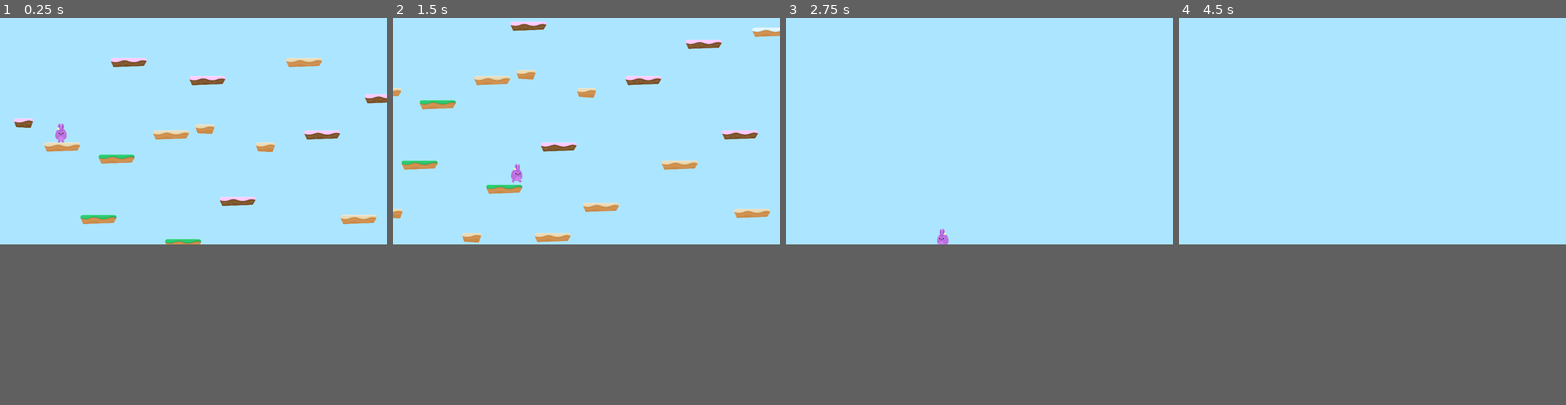
Above: before the commit, frames 1-4 (left to right).
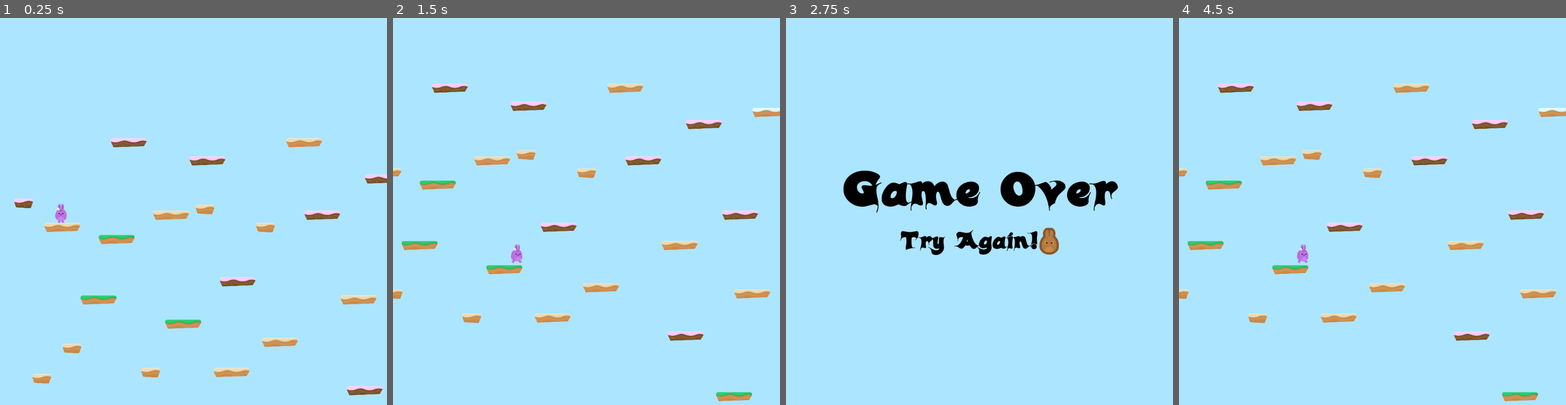
Above: after the commit, the same moments.

Repository: yottaawesome/godot-playground
Game: Godot game, scene res://Levels/Level1.tscn
Same seed, same stepped clock (60 frames per second), same inputs: the game is played once before the commit and once after it.
Inputs (mouse positions are in pixels of both pictures, inside the frame that each line leads up to):
- Up to frame 1 (0.25 s): no input
- Up to frame 2 (1.5 s): hold D (right) from 0.53 s (still down); tap W (jump) at 0.77 s
- Up to frame 3 (2.75 s): tap W (jump) at 1.52 s; release D (right) at 2.03 s; hold A (left) from 2.03 s (still down)
- Up to frame 4 (4.5 s): release A (left) at 2.75 s; click (1442, 149) at 2.77 s; hold D (right) from 3.53 s (still down); tap W (jump) at 3.77 s
In our replay, the window is 800x468 before the commit and 800x800 after it. These sizes can differ from the game's own. Grey fills any space a smaller window leaves; there, only what the larger window draws over its background counts as a difference.

The runs differ from the first frame. In frame 1, 6.4% of the frame differs, in the area x 3-100%, y 10-98%; in frame 2, 7.2%, in the area x 0-100%, y 1-99%; in frame 3, 4.6%; in frame 4, 4.0%.

Commit message:
Add game over screen

Diff:
--- /dev/null
+++ b/src/Hoppy Days/Levels/EndGame.gd
@@ -0,0 +1,5 @@
+extends Control
+
+
+func _on_RestartButton_pressed():
+	get_tree().change_scene("res://Levels/Level1.tscn")
--- /dev/null
+++ b/src/Hoppy Days/Levels/EndGame.tscn
@@ -0,0 +1,67 @@
+[gd_scene load_steps=7 format=2]
+
+[ext_resource path="res://GFX/Background/bg_layer1.png" type="Texture" id=1]
+[ext_resource path="res://Fonts/candles_.ttf" type="DynamicFontData" id=2]
+[ext_resource path="res://GFX/HUD/lifes.png" type="Texture" id=3]
+[ext_resource path="res://Levels/EndGame.gd" type="Script" id=4]
+
+[sub_resource type="DynamicFont" id=1]
+size = 128
+use_filter = true
+font_data = ExtResource( 2 )
+
+[sub_resource type="DynamicFont" id=2]
+size = 64
+font_data = ExtResource( 2 )
+
+[node name="GameOver" type="Control"]
+anchor_right = 1.0
+anchor_bottom = 1.0
+script = ExtResource( 4 )
+__meta__ = {
+"_edit_use_anchors_": false
+}
+
+[node name="TextureRect" type="TextureRect" parent="."]
+anchor_right = 1.0
+anchor_bottom = 1.0
+texture = ExtResource( 1 )
+expand = true
+
+[node name="CenterContainer" type="CenterContainer" parent="."]
+anchor_right = 1.0
+anchor_bottom = 1.0
+
+[node name="VBoxContainer" type="VBoxContainer" parent="CenterContainer"]
+margin_left = 150.0
+margin_top = 387.0
+margin_right = 874.0
+margin_bottom = 637.0
+
+[node name="Label" type="Label" parent="CenterContainer/VBoxContainer"]
+margin_right = 724.0
+margin_bottom = 164.0
+custom_fonts/font = SubResource( 1 )
+custom_colors/font_color = Color( 0, 0, 0, 1 )
+text = "Game Over"
+
+[node name="HBoxContainer" type="HBoxContainer" parent="CenterContainer/VBoxContainer"]
+margin_top = 168.0
+margin_right = 724.0
+margin_bottom = 250.0
+alignment = 1
+
+[node name="Label" type="Label" parent="CenterContainer/VBoxContainer/HBoxContainer"]
+margin_left = 152.0
+margin_right = 516.0
+margin_bottom = 82.0
+custom_fonts/font = SubResource( 2 )
+custom_colors/font_color = Color( 0, 0, 0, 1 )
+text = "Try Again!"
+
+[node name="RestartButton" type="TextureButton" parent="CenterContainer/VBoxContainer/HBoxContainer"]
+margin_left = 520.0
+margin_right = 572.0
+margin_bottom = 82.0
+texture_normal = ExtResource( 3 )
+[connection signal="pressed" from="CenterContainer/VBoxContainer/HBoxContainer/RestartButton" to="." method="_on_RestartButton_pressed"]
--- a/src/Hoppy Days/Player/Player.gd
+++ b/src/Hoppy Days/Player/Player.gd
@@ -9,10 +9,13 @@
 # is down the screen (negative is obviously up)
 const UP = Vector2(0,-1)
 const JUMP_SPEED = 3500
+const WORLD_LIMIT = 4000
 
 signal animate
 
 func _physics_process(delta):
+	if position.y > WORLD_LIMIT:
+		end_game()
 	apply_gravity()
 	jump()
 	move()
@@ -51,3 +54,7 @@
 
 func animate():
 	emit_signal("animate", motion)
+
+
+func end_game():
+	get_tree().change_scene("res://Levels/EndGame.tscn")
--- a/src/Hoppy Days/project.godot
+++ b/src/Hoppy Days/project.godot
@@ -18,6 +18,10 @@
 config/name="Hoppy Days"
 run/main_scene="res://Levels/Level1.tscn"
 config/icon="res://icon.png"
+
+[display]
+
+window/size/height=1024
 
 [input]
 
